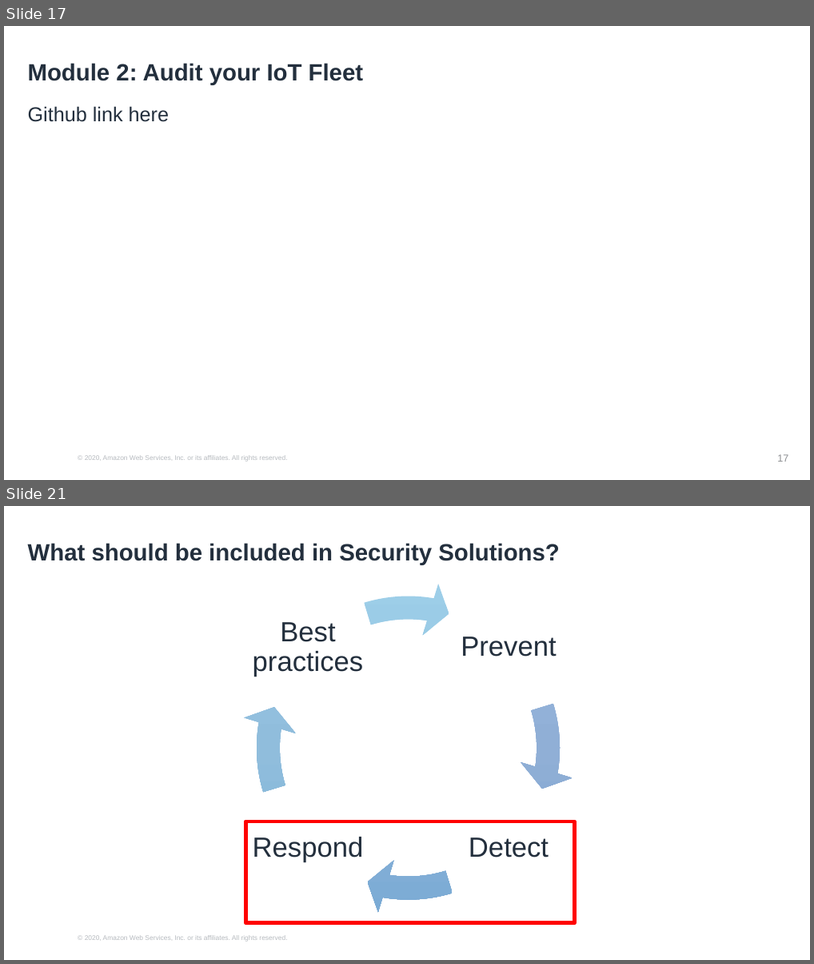
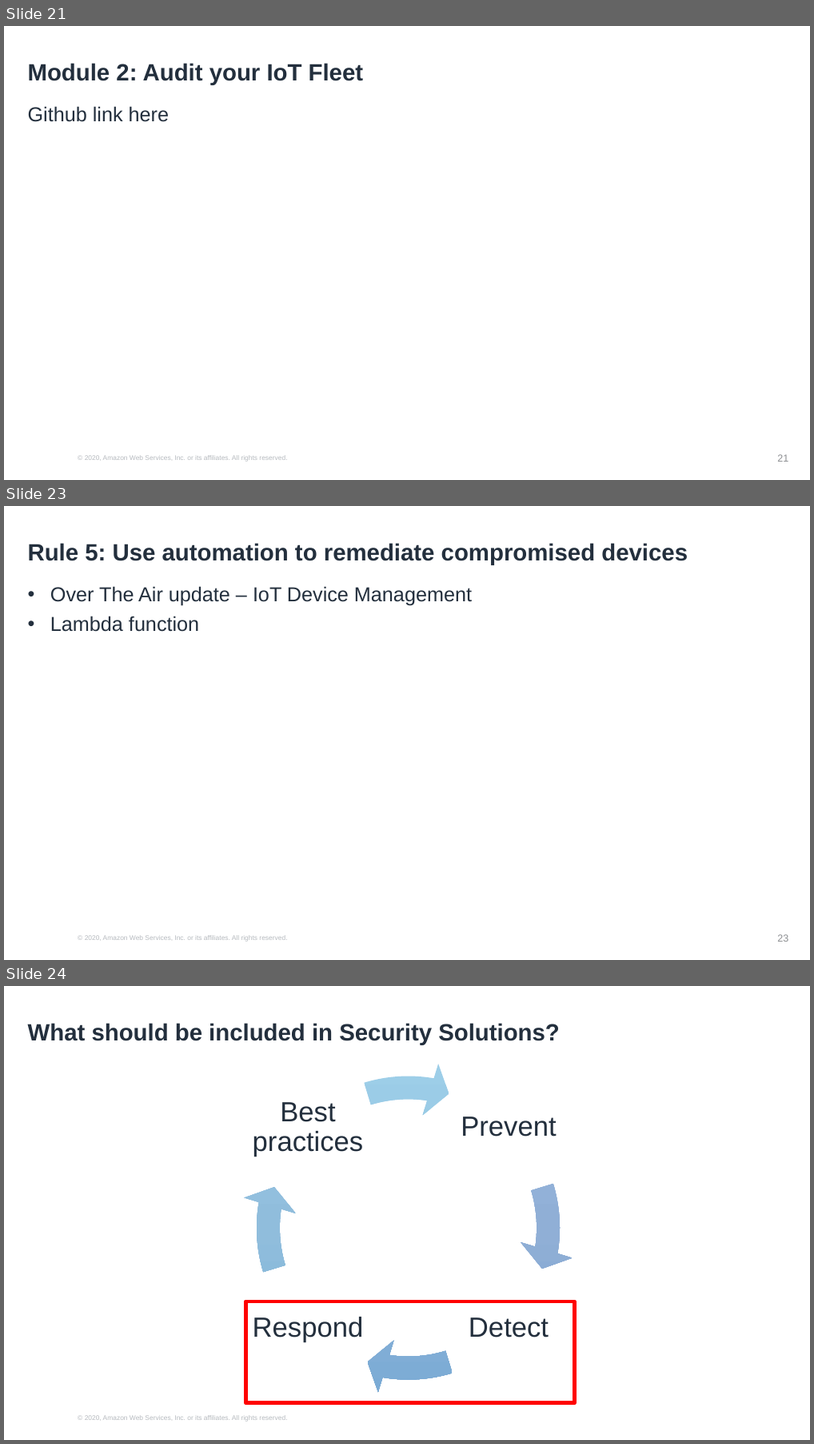
Before and after one commit to hongpham/Workshop-Protect-your-IoT-fleet, a slide deck: Protect your IoT fleet presentation.pptx. Shown one above the other, each under a label of ours: slides 17 and 21 before the commit, slides 21, 23 and 24 after it; the slides between them are not shown. The pictures are 814x964 and 814x1444 pixels, drawn with LibreOffice and Linux fonts; fonts in the diff are those of the drawing; background and template pictures are left out. Boxes give left, top, right and bottom in pixels: in the first picture for what was removed or moved away, otherwise in the second. Text is boxed around its words. In the diff, an @@ line names an element or a change of style, - is before the commit and + after.

```diff
--- a/Protect your IoT fleet presentation.pptx
+++ b/Protect your IoT fleet presentation.pptx
@@ slide 23 added at [4, 506, 810, 960], background #FFFFFF; not listed: 1 template element that a slide beside it also shows @@
@@ title added at [28, 543, 688, 565], 28 pt, text #232F3D, bold @@
+Rule 5: Use automation to remediate compromised devices
@@ text added at [50, 586, 472, 632], 24 pt, text #232F3D @@
+• Over The Air update – IoT Device Management
+• Lambda function
@@ page number added at [778, 934, 789, 941], 12 pt, text #8D8F92 @@
+23
@@ what was slide 17 is now slide 21 @@
@@ page number at [778, 454, 789, 461]: text changed @@
-17
+21
@@ what was slide 21 is now slide 24 @@
```
Also in this commit, not shown: 5 slides changed, 7 other slides added, 5 slides removed, 7 other files.
